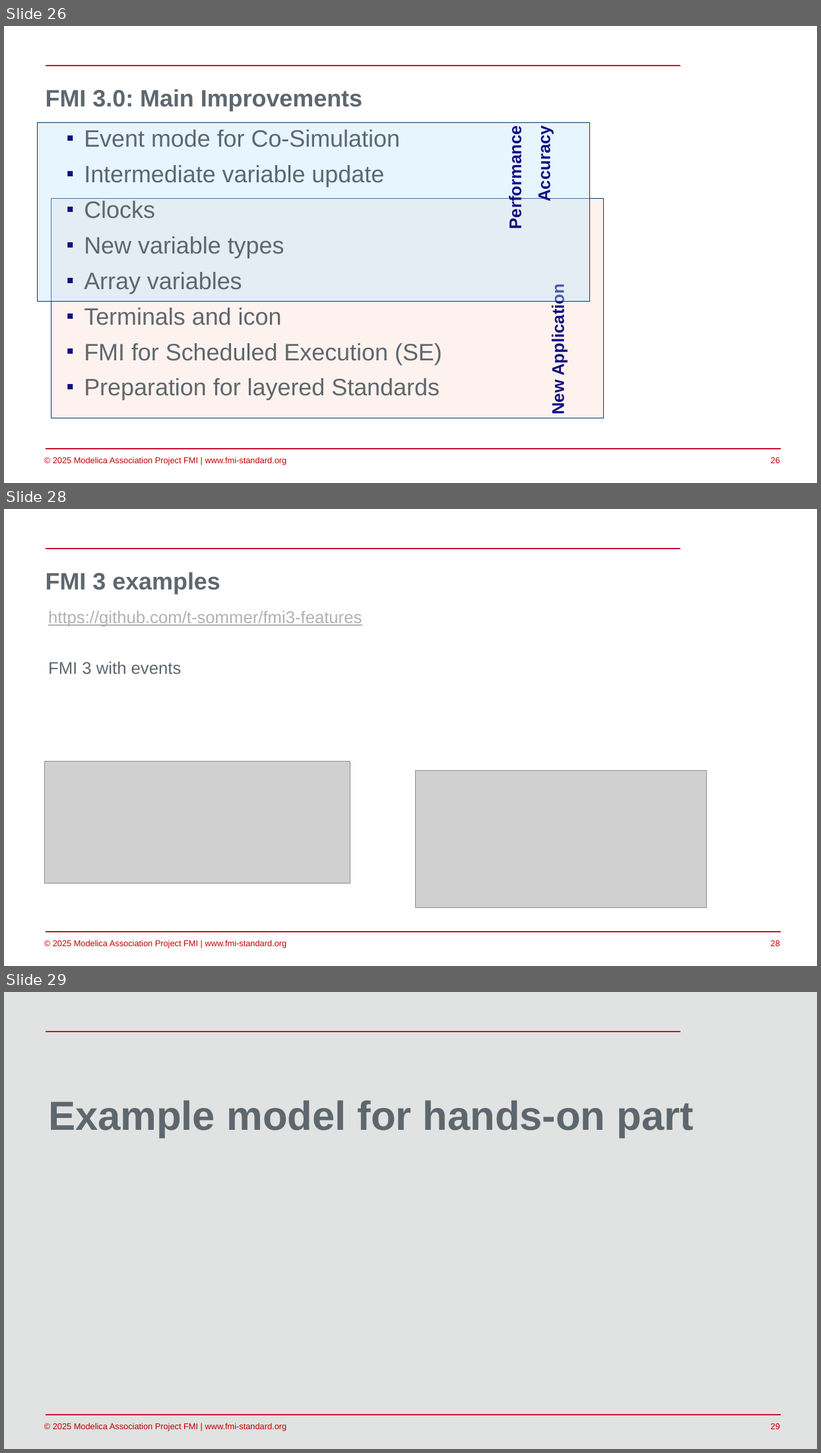
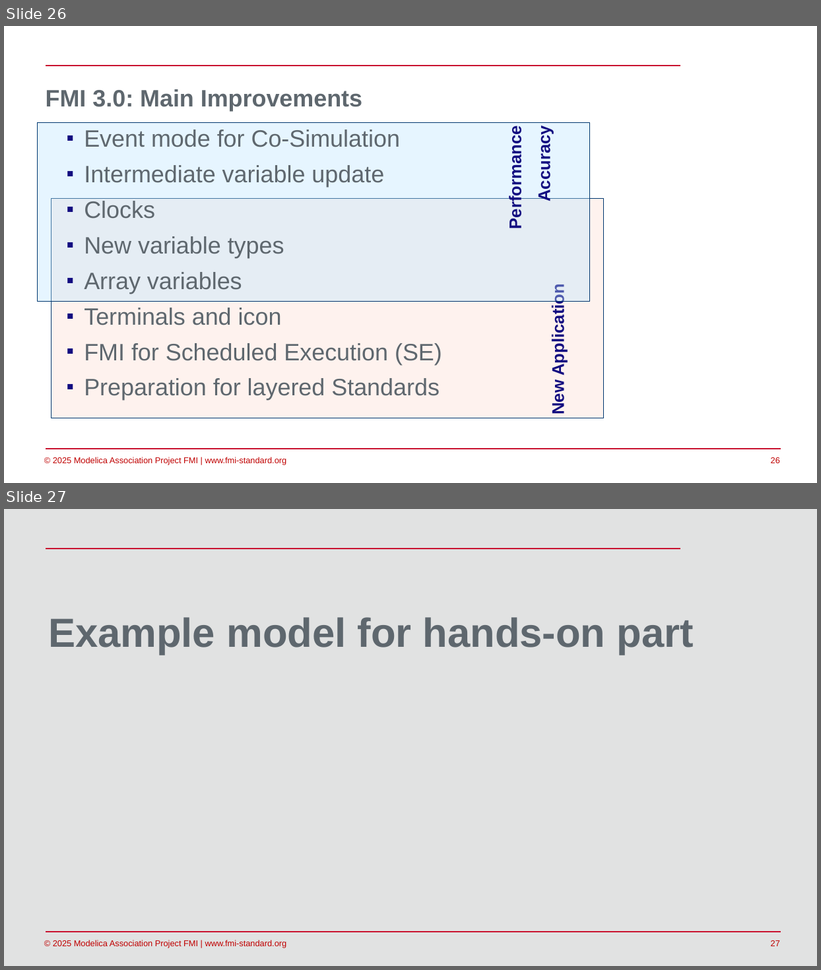
Before and after one commit to modelica/fmi-beginners-tutorial-2025, a slide deck: part1/Introduction-to-FMI.pptx. Shown one above the other, each under a label of ours: slides 26, 28 and 29 before the commit, slides 26 and 27 after it; the slides between them are not shown. The pictures are 821x1453 and 821x970 pixels, drawn with LibreOffice and Linux fonts; fonts in the diff are those of the drawing; grey boxes stand for pictures; background and template pictures are left out. Boxes give left, top, right and bottom in pixels: in the first picture for what was removed or moved away, otherwise in the second. Text is boxed around its words. In the diff, an @@ line names an element or a change of style, - is before the commit and + after.

Commit message:
move FMI 3 examples to part 4

```diff
--- a/part1/Introduction-to-FMI.pptx
+++ b/part1/Introduction-to-FMI.pptx
@@ slide 28 removed at [4, 509, 817, 966], background #FFFFFF; not listed: 4 template elements that a slide beside it also shows @@
@@ title removed at [46, 572, 220, 594] @@
-FMI 3 examples
@@ text removed at [48, 611, 362, 674] @@
-https://github.com/t-sommer/fmi3-features
-FMI 3 with events
@@ picture removed at [45, 762, 350, 883] @@
@@ picture removed at [416, 770, 708, 908] @@
@@ what was slide 29 is now slide 27 @@
@@ page number at [771, 941, 780, 947]: text changed @@
-29
+27
```
Also in this commit, not shown: 1 other slide removed, 1 other file.
